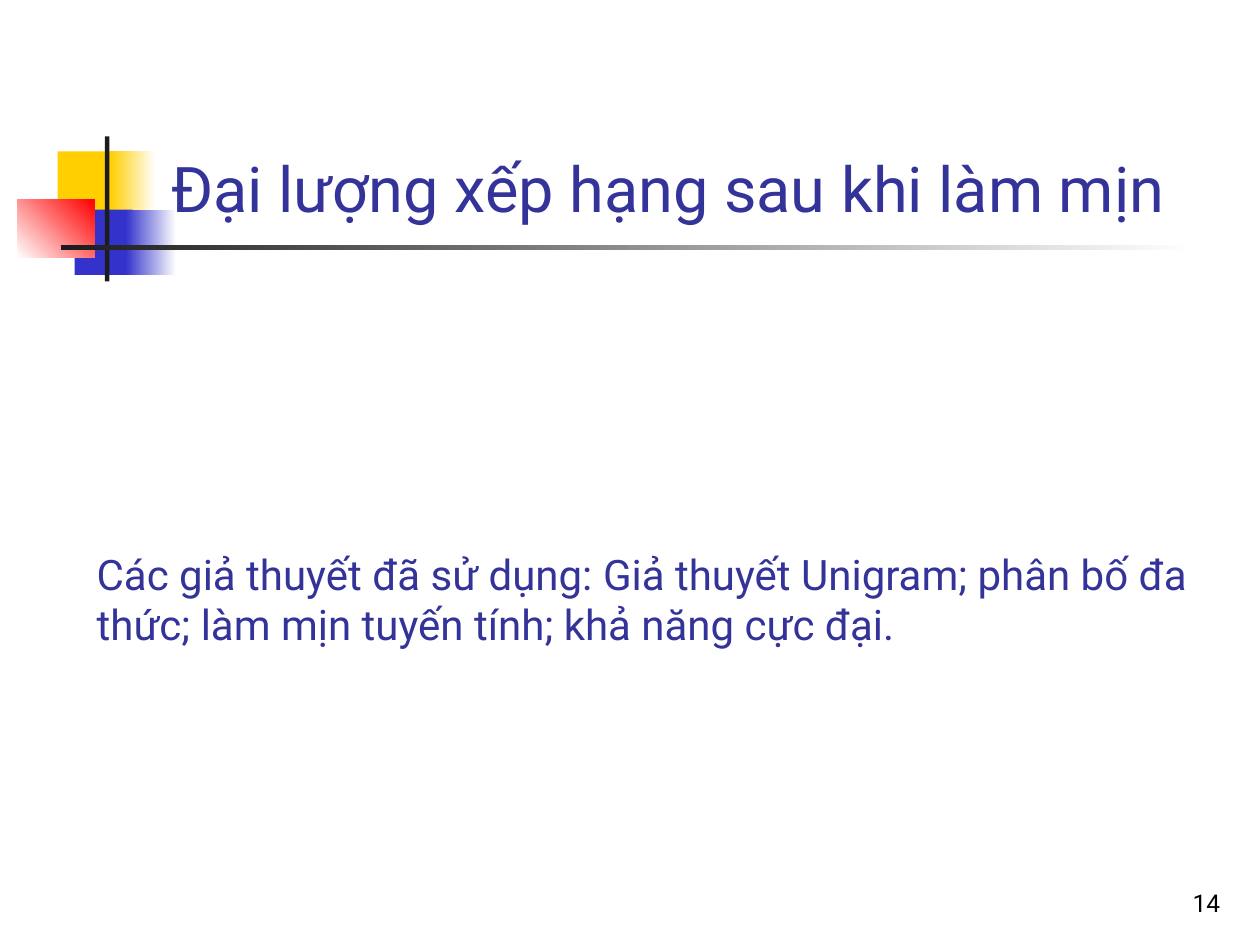
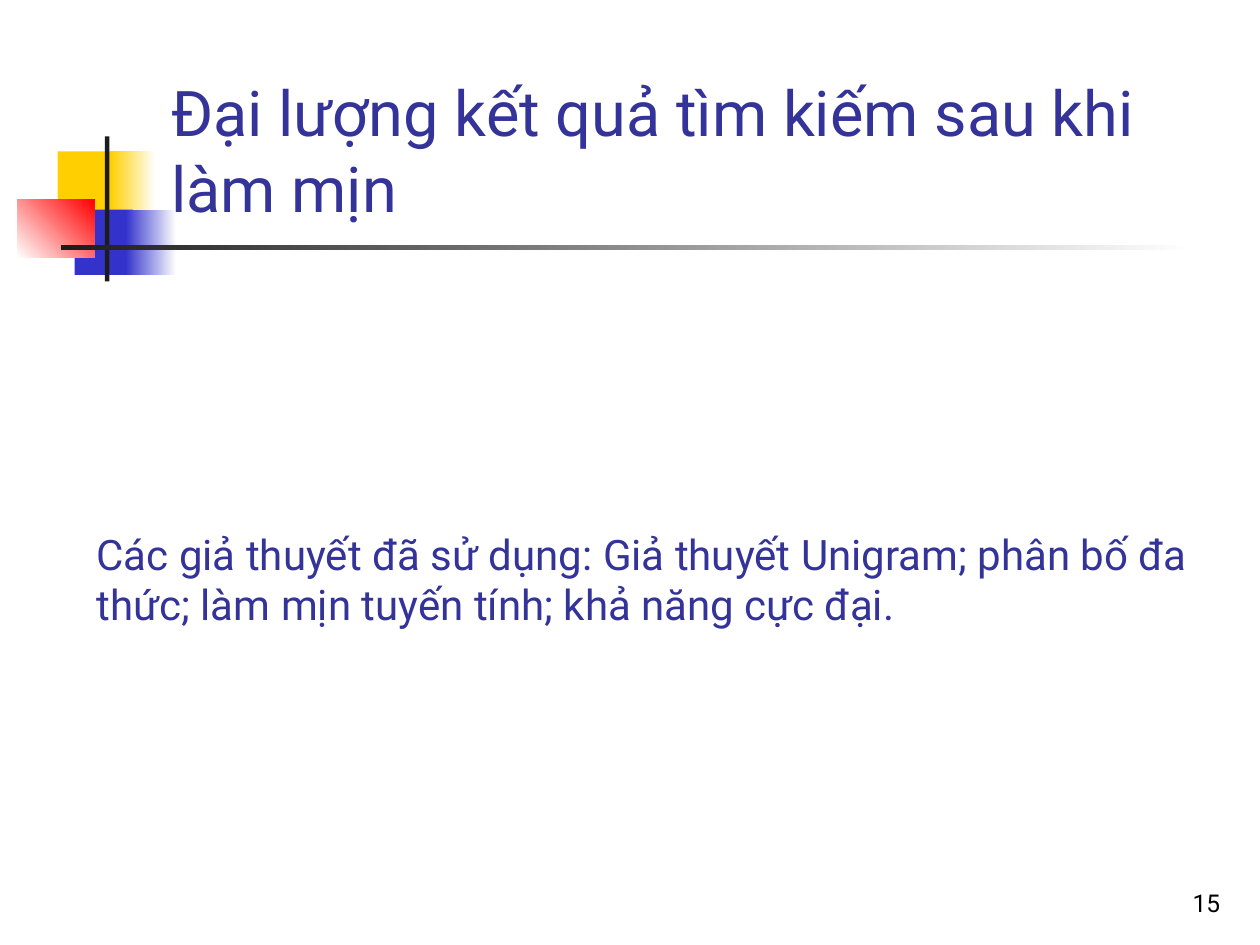
Before and after one commit to bangoc/IT4853, a slide deck: slide 15 of Bài 6 Mô hình ngôn ngữ.pptx (slide 14 before the commit). Drawn at 1260x945 pixels with LibreOffice and Linux fonts; fonts in the diff are those of the drawing; grey boxes stand for pictures. Boxes give left, top, right and bottom in pixels: in the first picture for what was removed or moved away, otherwise in the second. Text is boxed around its words. In the diff, an @@ line names an element or a change of style, - is before the commit and + after.

```diff
--- a/Bài 6 Mô hình ngôn ngữ.pptx
+++ b/Bài 6 Mô hình ngôn ngữ.pptx
@@ title at <box>171,84,1134,223</box>: text changed @@
-Đại lượng xếp hạng sau khi làm mịn
+Đại lượng kết quả tìm kiếm sau khi làm mịn
@@ text "Các giả thuyết đã sử ...": place and size @@
-text "Các giả thuyết đã sử ..." at <box>97,555,1187,649</box>
+text "Các giả thuyết đã sử ..." at <box>97,535,1187,629</box>
@@ page number at <box>1193,894,1221,913</box>: text changed @@
-14
+15
```
Also in this commit, not shown: 9 other slides changed, 1 slide added.
